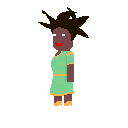
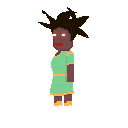
Layered file, before and after one edit (128 x 128). Changes by layer:
added layer "Layer 2" above "Face" over [50, 27, 73, 55]
